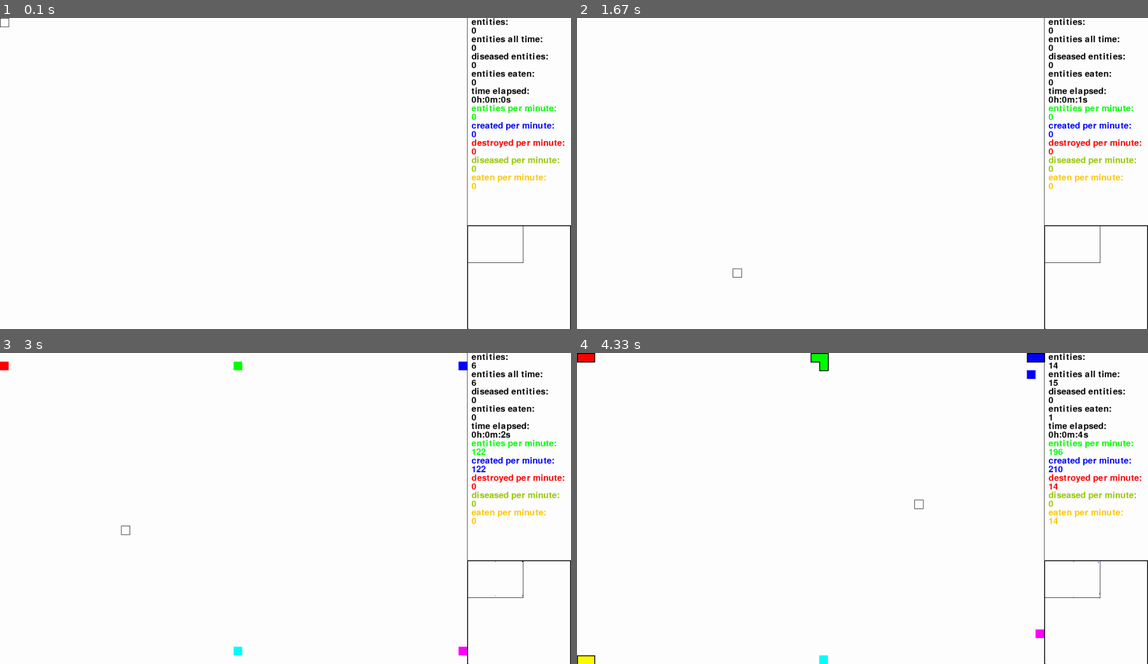
Above: before the commit, frames 1-4 (two rows, left to right).
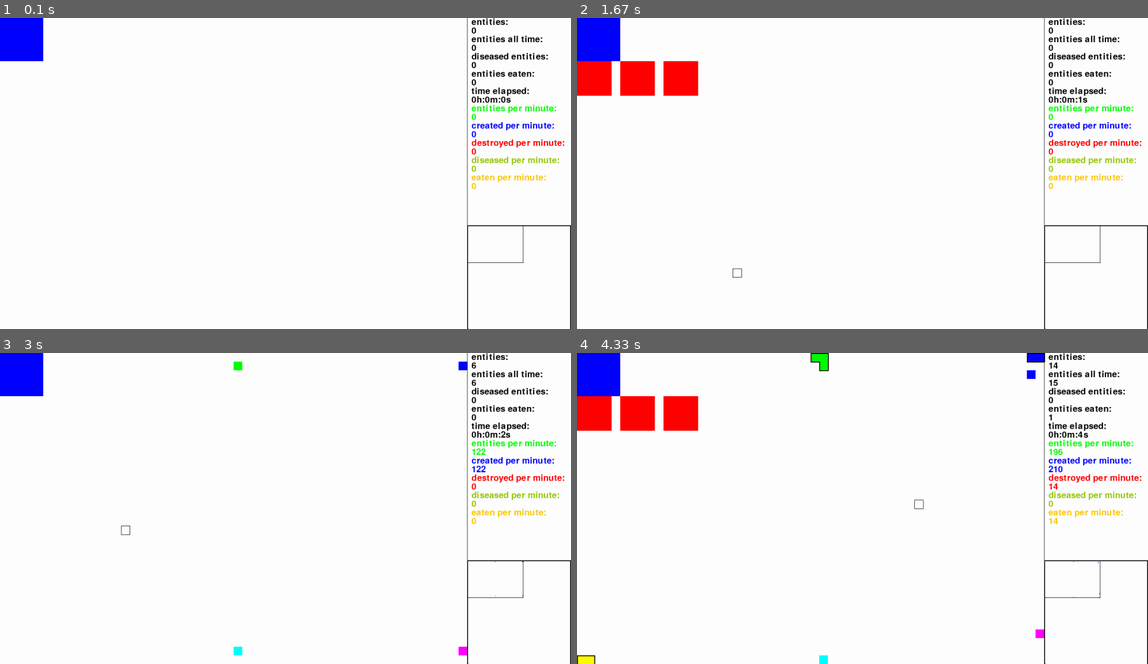
Above: after the commit, the same moments.

Repository: sbwhitt/pygame-life-simulation
Game: pygame game, started from main.py
Two runs of this game, one before a commit and one after it. Both use one fixed random seed, a clock stepped at 60 frames per second and the inputs below.
Inputs (mouse positions are in pixels of both pictures, inside the frame that each line leads up to):
- Up to frame 1 (0.1 s): no input
- Up to frame 2 (1.67 s): press the mouse at (599, 39) at 0.37 s; move the mouse to (736, 151) at 0.47 s; release the mouse at (879, 266) at 0.6 s; press the mouse at (599, 39) at 0.7 s; move the mouse to (754, 139) at 0.8 s; release the mouse at (908, 238) at 0.93 s; tap C at 1 s; press the mouse at (599, 39) at 1.37 s; move the mouse to (668, 154) at 1.47 s; release the mouse at (736, 269) at 1.6 s
- Up to frame 3 (3 s): tap E at 1.67 s; press the mouse at (22, 374) at 2.03 s; move the mouse to (182, 396) at 2.13 s; release the mouse at (348, 418) at 2.27 s; press the mouse at (22, 374) at 2.37 s; move the mouse to (51, 399) at 2.47 s; release the mouse at (85, 424) at 2.6 s; press the mouse at (22, 374) at 2.7 s; move the mouse to (74, 452) at 2.8 s; release the mouse at (125, 530) at 2.93 s
- Up to frame 4 (4.33 s): press the mouse at (599, 374) at 3.03 s; move the mouse to (708, 440) at 3.13 s; release the mouse at (811, 505) at 3.27 s; tap E at 3.33 s; press the mouse at (599, 374) at 3.7 s; move the mouse to (833, 458) at 3.8 s; release the mouse at (1073, 545) at 3.93 s; press the mouse at (599, 374) at 4.03 s; move the mouse to (759, 440) at 4.13 s; release the mouse at (919, 505) at 4.27 s

The runs differ from the first frame. In frame 1, 1.1% of the frame differs, in the area x 0-8%, y 0-14%; in frame 2, 3.1%, in the area x 0-22%, y 0-26%; in frame 3, 1.1%; in frame 4, 3.1%.

Commit message:
add picker menu

Diff:
--- a/src/app.py
+++ b/src/app.py
@@ -11,15 +11,12 @@
 from src.mini_map import MiniMap
 from src.mouse import Mouse
 from src.clock import Clock
+from src.picker import Picker
 
 '''
 x == width == rect.left
 y == height == rect.top
 '''
-
-LEFT_CLICK = 0
-MIDDLE_CLICK = 1
-RIGHT_CLICK = 2
 
 
 class App:
@@ -37,6 +34,7 @@
         self.stats = Stats(self.screen, self.window.width)
         self.metrics = Metrics()
         self.minimap = MiniMap(self.screen, self.window)
+        self.picker = Picker(settings.PICKER_MENU_WIDTH, settings.PICKER_MENU_WIDTH, (0, 0))
 
     def on_init(self) -> None:
         pygame.event.set_allowed([pygame.QUIT, pygame.KEYDOWN, pygame.KEYUP, pygame.MOUSEBUTTONDOWN])
@@ -53,6 +51,8 @@
         if event.type == pygame.KEYDOWN:
             self._handle_cmd(event.key)
             self.keys.append(event.key)
+        if event.type == pygame.MOUSEBUTTONDOWN:
+            self._handle_click(event.button)
 
     def on_loop(self) -> None:
         self._handle_keys_pressed()
@@ -74,6 +74,7 @@
         self._update_stats()
         self.mouse.highlight_cursor(self.screen)
         self.minimap.render(self.e_man.entities)
+        self.picker.render(self.screen)
         pygame.display.flip()
 
     def on_cleanup(self) -> None:
@@ -153,25 +154,30 @@
         loc = (pos[0]+self.window.offset[0], pos[1]+self.window.offset[1])
         return (loc[0]-(loc[0] % settings.ENT_WIDTH), loc[1]-(loc[1] % settings.ENT_WIDTH))
 
+    def _handle_click(self, button) -> None:
+        if button-1 == settings.LEFT_CLICK and self.picker.contains_click(pygame.mouse.get_pos(), settings.LEFT_CLICK):
+            if not self.picker.menu_open: self.picker.open_pick_menu()
+            else: self.picker.close_pick_menu()
+
     def _handle_mouse_actions(self) -> None:
         # mouse buttons: 0 == left, 1 == middle, 2 == right
         buttons = pygame.mouse.get_pressed(3)
-        if buttons[LEFT_CLICK]:
+        if buttons[settings.LEFT_CLICK]:
             # pos = utils.get_tile_pos(pygame.mouse.get_pos(), self.window.offset)
             # self.e_man.place_entity(pos)
-            self.mouse.drag(LEFT_CLICK)
-        elif self.mouse.dragging[LEFT_CLICK]:
+            self.mouse.drag(settings.LEFT_CLICK)
+        elif self.mouse.dragging[settings.LEFT_CLICK]:
             self.mouse.select(self.e_man, (pygame.K_LSHIFT in self.keys or pygame.K_RIGHT in self.keys))
-            self.mouse.stop_drag(LEFT_CLICK)
-        if buttons[MIDDLE_CLICK]:
+            self.mouse.stop_drag(settings.LEFT_CLICK)
+        if buttons[settings.MIDDLE_CLICK]:
             self.mouse.spawn_outward(self.e_man, self._get_tile_pos(pygame.mouse.get_pos()), self.clock.time)
         else:
             self.mouse.stop_spawn()
-        if buttons[RIGHT_CLICK]:
-            self.mouse.drag(RIGHT_CLICK)
-            self.window.move(self.mouse.get_drag_dir(RIGHT_CLICK))
+        if buttons[settings.RIGHT_CLICK]:
+            self.mouse.drag(settings.RIGHT_CLICK)
+            self.window.move(self.mouse.get_drag_dir(settings.RIGHT_CLICK))
         else:
-            self.mouse.stop_drag(RIGHT_CLICK)
+            self.mouse.stop_drag(settings.RIGHT_CLICK)
 
     def _handle_cmd(self, key: str) -> None:
         # cull half of entities
--- /dev/null
+++ b/src/picker.py
@@ -0,0 +1,69 @@
+import pygame
+import src.utils as utils
+import static.colors as colors
+import static.settings as settings
+
+
+class MenuOption:
+    def __init__(self, option: str, width: int, height: int, pos: tuple, offset: int):
+        self.option = option
+        self.width = width
+        self.height = height
+        self.pos = pos
+        self.offset = offset
+        self.buffer = 20
+        self.selected = False
+
+    def render(self, screen: pygame.display) -> None:
+        p = utils.add_twoples(self.pos, ((self.buffer+self.width)*self.offset, 0))
+        r = pygame.rect.Rect(p[0], p[1], self.width, self.height)
+        pygame.draw.rect(screen, colors.RED, r)
+
+
+class Picker:
+    def __init__(self, width: int, height: int, pos: tuple):
+        self.width = width
+        self.height = height
+        self.pos = pos
+        self.options = []
+        self.options_size = settings.PICKER_OPTION_SIZE
+        self.menu_open = False
+        self._build_options(["ONE", "TWO", "THREE"])
+
+    def render(self, screen: pygame.display) -> None:
+        r = pygame.rect.Rect(self.pos[0], self.pos[1], self.width, self.height)
+        pygame.draw.rect(screen, colors.BLUE, r)
+        if self.menu_open:
+            self._render_menu_options(screen)
+
+    def contains_click(self, pos: tuple, button: int) -> bool:
+        if button == settings.LEFT_CLICK:
+            return (pos[0] >= self.pos[0] and
+                    pos[0] <= self.pos[0]+self.width and
+                    pos[1] >= self.pos[1] and
+                    pos[1] <= self.pos[1]+self.width)
+
+    def open_pick_menu(self) -> None:
+        self.menu_open = True
+
+    def close_pick_menu(self) -> None:
+        self.menu_open = False
+
+    # helpers
+
+    def _build_options(self, options: list[str]) -> list[MenuOption]:
+        for i in range(len(options)):
+            self.options.append(self._build_option(options[i], self.options_size, self.options_size, i))
+
+    def _build_option(self, option: str, width: int, height: int, offset: int) -> MenuOption:
+        pos = utils.add_twoples(self.pos, (0, self.height))
+        return MenuOption(option, width, height, pos, offset)
+
+    def _render_menu_options(self, screen: pygame.display) -> None:
+        if not self.menu_open:
+            return
+        for o in self.options:
+            o.render(screen)
+
+    def _pick_option(self, option: MenuOption) -> None:
+        pass
--- a/static/settings.py
+++ b/static/settings.py
@@ -9,6 +9,13 @@
 # ui settings
 STATS_WIDTH = 240
 FONT_SIZE = 20
+PICKER_MENU_WIDTH = 100
+PICKER_OPTION_SIZE = 80
+
+# input settings
+LEFT_CLICK = 0
+MIDDLE_CLICK = 1
+RIGHT_CLICK = 2
 
 # clock settings
 CLOCK_RATE = 30
